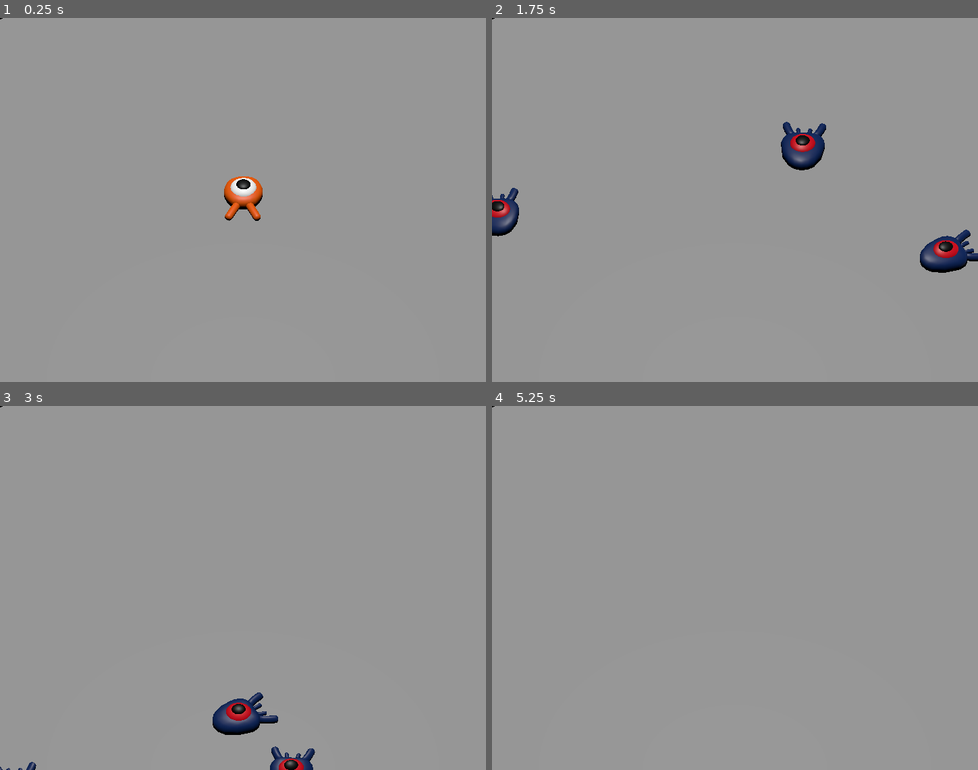
Above: before the commit, frames 1-4 (two rows, left to right).
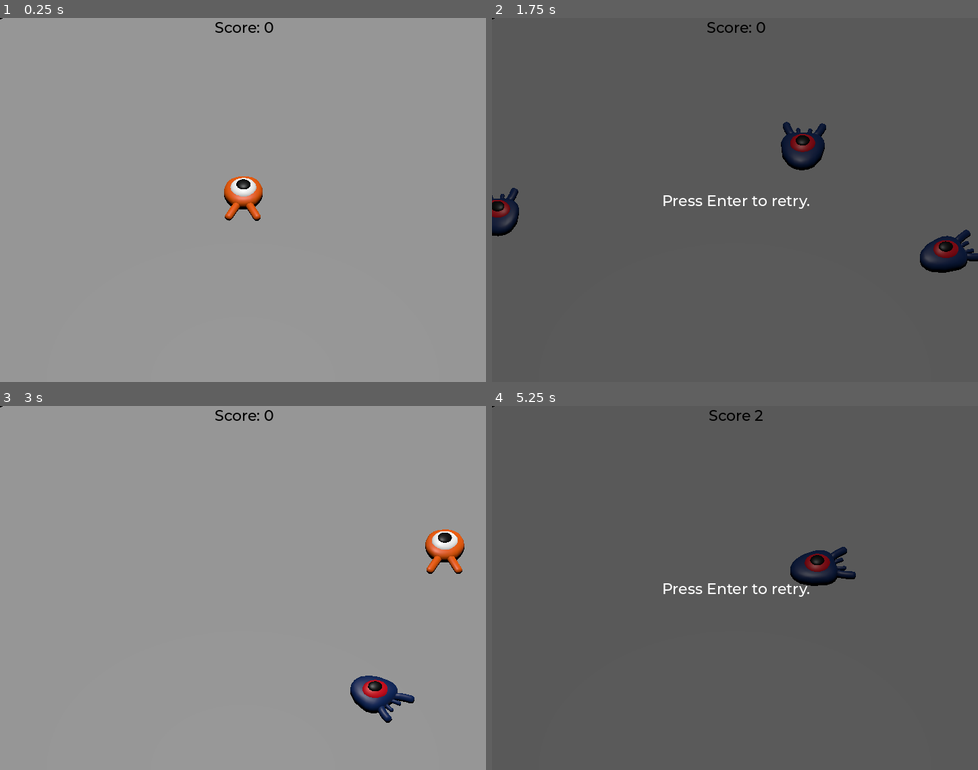
Above: after the commit, the same moments.

Repository: Nstamour-art/your-first-3d-game
Game: Godot game, scene res://scenes/main.tscn
Same seed, same stepped clock (60 frames per second), same inputs: the game is played once before the commit and once after it.
Inputs:
- Up to frame 1 (0.25 s): no input
- Up to frame 2 (1.75 s): tap Enter (ui_accept) at 0.5, 1.35 s; hold D (move_right) 0.53-1.28 s; hold Enter (ui_accept) 0.53-1.28 s; tap Space (jump) at 0.77, 1.52 s; hold S (move_back) from 1.28 s (still down)
- Up to frame 3 (3 s): tap Enter (ui_accept) at 2, 2.85 s; release S (move_back) at 2.03 s; hold D (move_right) 2.03-2.78 s; hold Enter (ui_accept) 2.03-2.78 s; hold W (move_forward) from 2.78 s (still down)
- Up to frame 4 (5.25 s): tap Space (jump) at 3.02, 3.77, 4.52 s; release W (move_forward) at 3.53 s; hold Enter (ui_accept) 3.53-4.28 s; hold Left (move_left) 3.53-5.03 s; tap Enter (ui_accept) at 4.35 s; hold S (move_back) from 5.03 s (still down); hold Enter (ui_accept) from 5.03 s (still down)

The runs differ from the first frame. In frame 1, 0.1% of the frame differs, in the area x 44-57%, y 1-5%; in frame 2, 99%; in frame 3, 3.1%; in frame 4, 100%, in the area x 0-100%, y 0-100%.

Commit message:
Add new nodes and update scene references
- Added AudioStreamPlayer, Label, and ColorRect nodes.
- Updated selected paths and current scene in editor layout.

Diff:
--- a/3d_squash_the_creeps_starter/project.godot
+++ b/3d_squash_the_creeps_starter/project.godot
@@ -20,10 +20,15 @@
 config/features=PackedStringArray("4.5")
 config/icon="res://icon.webp"
 
+[autoload]
+
+MusicPlayer="res://scenes/music_player.tscn"
+
 [display]
 
 window/size/viewport_width=720
 window/size/viewport_height=540
+window/stretch/mode="viewport"
 
 [filesystem]
 
@@ -86,18 +91,23 @@
 project/breakpoints={}
 project/editorState=[{
 "column": 0,
-"current": true,
 "line": 0,
 "path": "res://scripts/player.gd",
 "type": "file"
 }, {
-"column": 25,
+"column": 0,
 "line": 11,
 "path": "res://scripts/mob.gd",
 "type": "file"
 }, {
-"column": 20,
-"line": 15,
+"column": 12,
+"current": true,
+"line": 21,
 "path": "res://scripts/main.gd",
 "type": "file"
+}, {
+"column": 29,
+"line": 6,
+"path": "res://scripts/score_label.gd",
+"type": "file"
 }]
--- a/3d_squash_the_creeps_starter/scenes/main.tscn
+++ b/3d_squash_the_creeps_starter/scenes/main.tscn
@@ -1,8 +1,10 @@
-[gd_scene load_steps=9 format=3 uid="uid://c6ujt274jwibv"]
+[gd_scene load_steps=12 format=3 uid="uid://c6ujt274jwibv"]
 
 [ext_resource type="PackedScene" uid="uid://ceuu150fmggvr" path="res://scenes/player.tscn" id="1_o5qli"]
 [ext_resource type="Script" uid="uid://bqwo0jl56ugyu" path="res://scripts/main.gd" id="1_sugp2"]
 [ext_resource type="PackedScene" uid="uid://defdm2qdva75q" path="res://scenes/mob.tscn" id="2_jyhfs"]
+[ext_resource type="FontFile" uid="uid://cyxhh7ddkn62q" path="res://fonts/Montserrat-Medium.ttf" id="4_jyhfs"]
+[ext_resource type="Script" uid="uid://cuxl70mbriksb" path="res://scripts/score_label.gd" id="5_tbgi4"]
 
 [sub_resource type="BoxShape3D" id="BoxShape3D_sgp6g"]
 size = Vector3(60, 2, 60)
@@ -22,6 +24,10 @@
 "tilts": PackedFloat32Array(0, 0, 0, 0)
 }
 point_count = 4
+
+[sub_resource type="Theme" id="Theme_tbgi4"]
+default_font = ExtResource("4_jyhfs")
+default_font_size = 22
 
 [node name="Main" type="Node"]
 script = ExtResource("1_sugp2")
@@ -85,5 +91,49 @@
 wait_time = 0.5
 autostart = true
 
+[node name="UserInterface" type="Control" parent="."]
+layout_mode = 3
+anchors_preset = 0
+offset_right = 723.0
+offset_bottom = 542.0
+theme = SubResource("Theme_tbgi4")
+
+[node name="ScoreLabel" type="Label" parent="UserInterface"]
+layout_mode = 1
+anchors_preset = 5
+anchor_left = 0.5
+anchor_right = 0.5
+offset_left = -30.5
+offset_right = 30.5
+offset_bottom = 23.0
+grow_horizontal = 2
+theme_override_colors/font_color = Color(0, 0, 0, 1)
+text = "Score: 0"
+script = ExtResource("5_tbgi4")
+
+[node name="Retry" type="ColorRect" parent="UserInterface"]
+layout_mode = 1
+anchors_preset = 15
+anchor_right = 1.0
+anchor_bottom = 1.0
+grow_horizontal = 2
+grow_vertical = 2
+color = Color(0, 0, 0, 0.40438247)
+
+[node name="Label" type="Label" parent="UserInterface/Retry"]
+layout_mode = 1
+anchors_preset = 8
+anchor_left = 0.5
+anchor_top = 0.5
+anchor_right = 0.5
+anchor_bottom = 0.5
+offset_left = -30.5
+offset_top = -14.0
+offset_right = 30.5
+offset_bottom = 14.0
+grow_horizontal = 2
+grow_vertical = 2
+text = "Press Enter to retry."
+
 [connection signal="hit" from="Player" to="." method="_on_player_hit"]
 [connection signal="timeout" from="MobTimer" to="." method="_on_mob_timer_timeout"]
--- /dev/null
+++ b/3d_squash_the_creeps_starter/scenes/music_player.tscn
@@ -0,0 +1,7 @@
+[gd_scene load_steps=2 format=3 uid="uid://dwgxgvhij3gfx"]
+
+[ext_resource type="AudioStream" uid="uid://c5qpnfga41t4p" path="res://art/House In a Forest Loop.ogg" id="1_lmglb"]
+
+[node name="MusicPlayer" type="AudioStreamPlayer"]
+stream = ExtResource("1_lmglb")
+autoplay = true
--- a/3d_squash_the_creeps_starter/scripts/main.gd
+++ b/3d_squash_the_creeps_starter/scripts/main.gd
@@ -2,6 +2,13 @@
 
 @export var mob_scene: PackedScene
 
+
+func _ready():
+    $UserInterface/Retry.hide()
+
+func _unhandled_input(event: InputEvent) -> void:
+    if event.is_action_pressed("ui_accept") and $UserInterface/Retry.visible:
+        get_tree().reload_current_scene()
 
 func _on_mob_timer_timeout() -> void:
     var mob = mob_scene.instantiate()
@@ -12,5 +19,8 @@
 
     add_child(mob)
 
+    mob.squashed.connect($UserInterface/ScoreLabel._on_mob_squashed.bind())
+
 func _on_player_hit() -> void:
+    $UserInterface/Retry.show()
     $MobTimer.stop()
--- /dev/null
+++ b/3d_squash_the_creeps_starter/scripts/score_label.gd
@@ -0,0 +1,7 @@
+extends Label
+
+var score = 0
+
+func _on_mob_squashed():
+    score += 1
+    text = "Score %s" % score
Not shown, added: 3d_squash_the_creeps_starter/scripts/score_label.gd.uid
